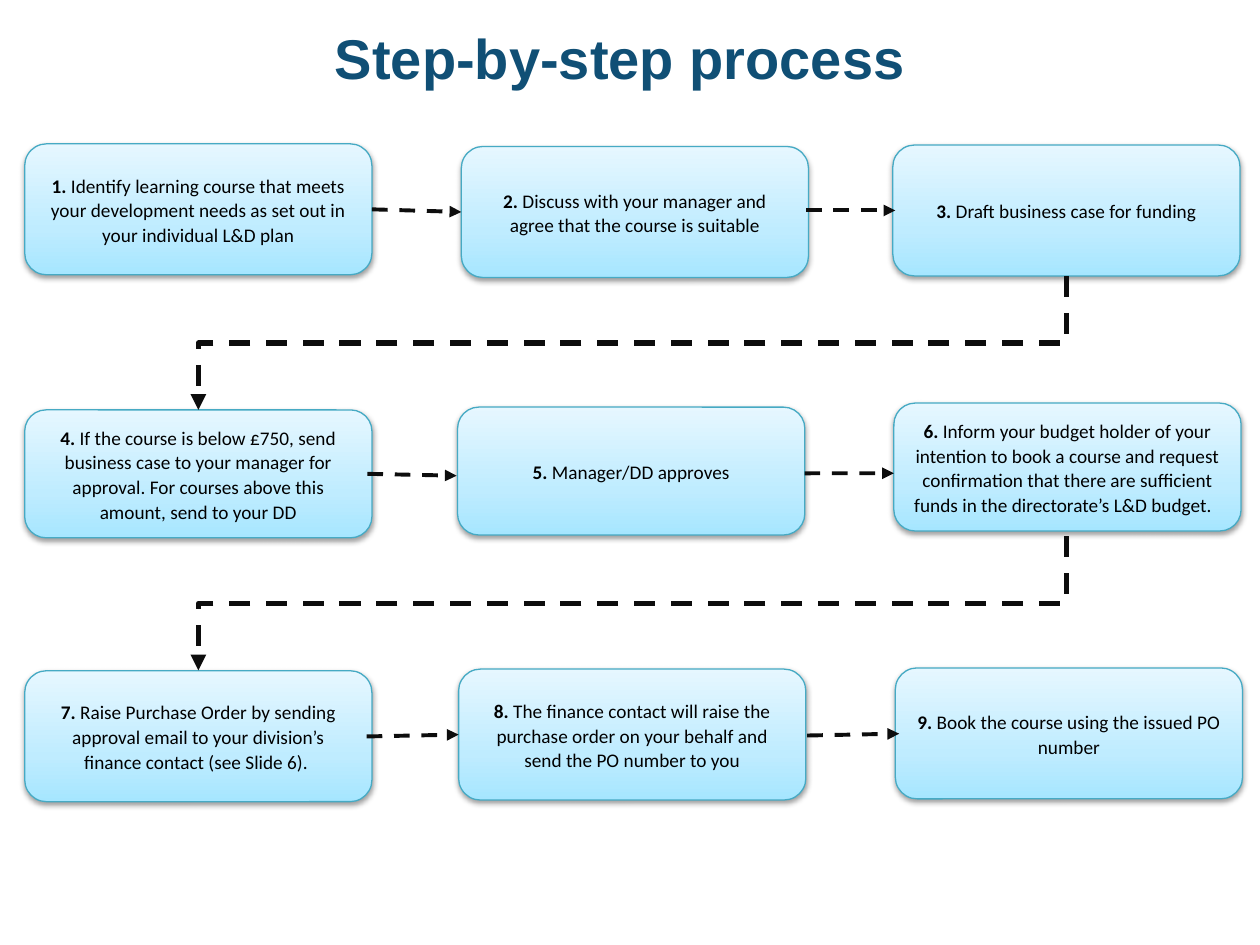
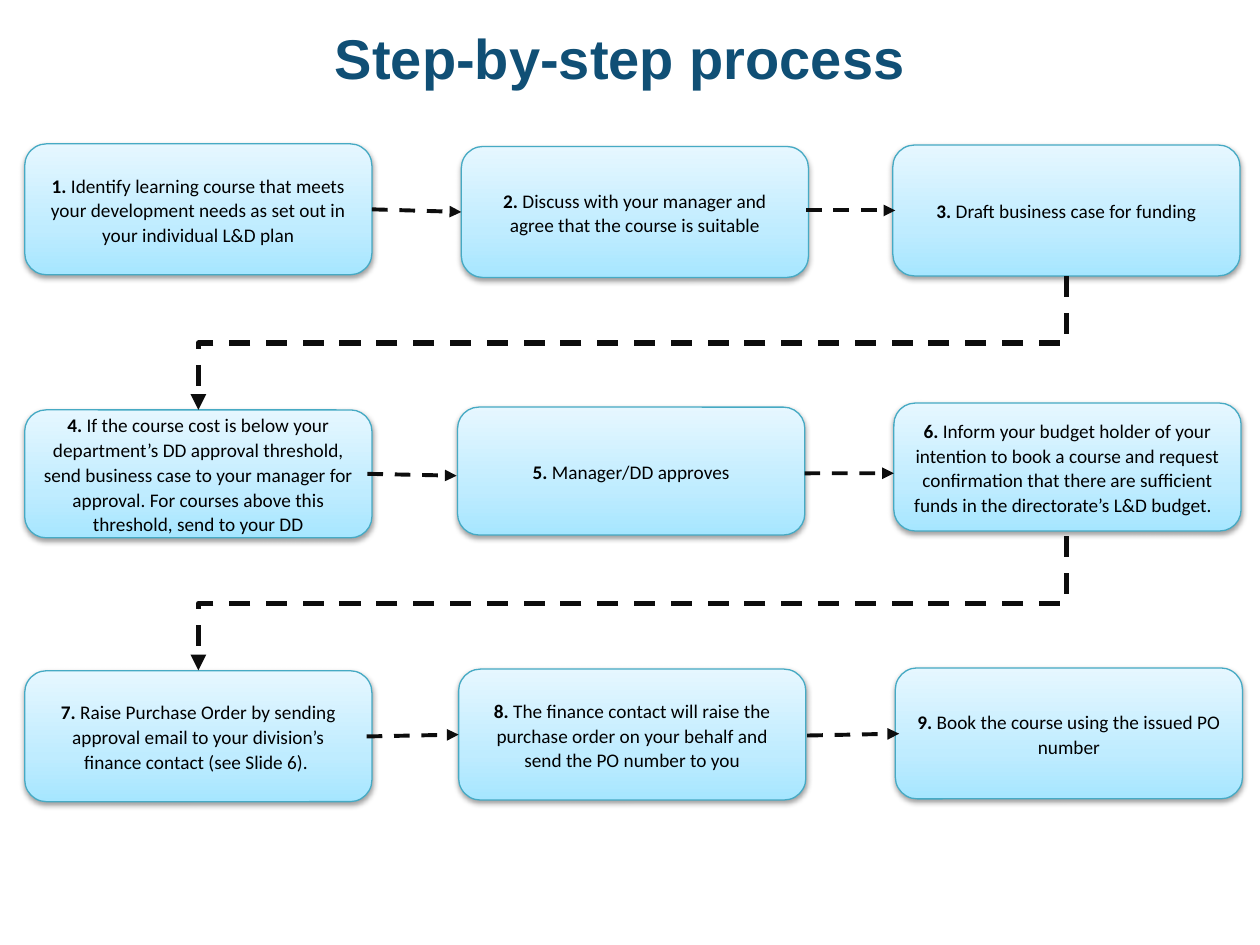
Before and after one commit to GORSlearningdevelopmentpages/GORSlearningdevelopmentpages.github.io, a slide deck: slide 3 of files/GORS Guide to booking an external course v2.0.pptx. Drawn at 1260x945 pixels with LibreOffice and Linux fonts; fonts in the diff are those of the drawing. Boxes give left, top, right and bottom in pixels: in the first picture for what was removed or moved away, otherwise in the second. Text is boxed around its words. In the diff, an @@ line names an element or a change of style, - is before the commit and + after.

```diff
--- a/files/GORS Guide to booking an external course v2.0.pptx
+++ b/files/GORS Guide to booking an external course v2.0.pptx
@@ text in rounded rectangle at (x1=44, y1=418, x2=352, y2=534): text changed @@
-4. If the course is below £750, send business case to your manager for approval. For courses above this amount, send to your DD
+4. If the course cost is below your department’s DD approval threshold, send business case to your manager for approval. For courses above this threshold, send to your DD
```
Also in this commit, not shown: 3 other slides changed.
